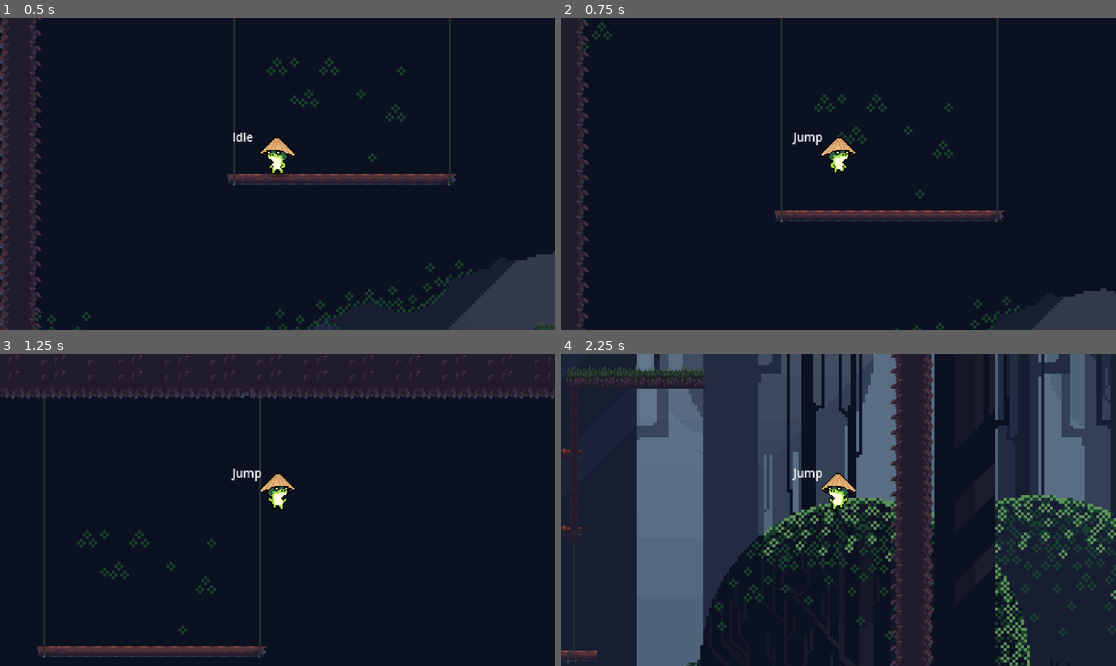
Above: before the commit, frames 1-4 (two rows, left to right).
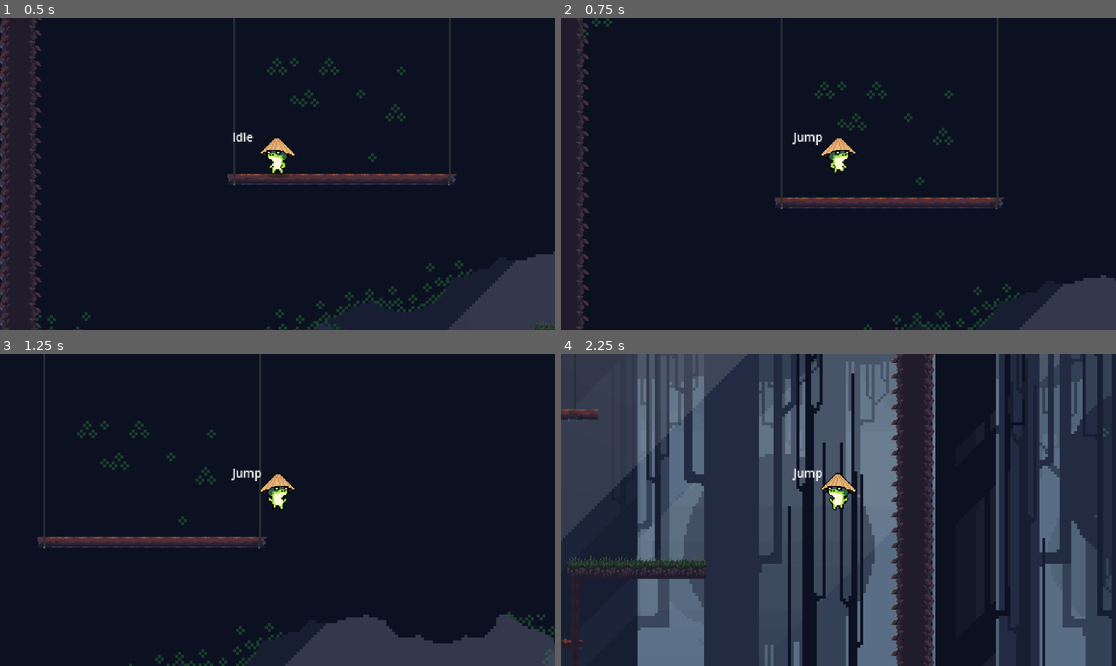
Above: after the commit, the same moments.

Repository: kedywek/SamuraiFrog
Game: Godot game, scene res://scenes/main.tscn
The game is run twice, just before and just after one commit, with the same random seed, the same clock (stepped at 60 frames per second) and the same inputs.
Inputs:
- Up to frame 1 (0.5 s): no input
- Up to frame 2 (0.75 s): hold D (right) from 0.53 s (still down); tap W (jump) at 0.6 s
- Up to frame 3 (1.25 s): keep holding D (right); tap W (jump) at 0.77, 1.07 s
- Up to frame 4 (2.25 s): tap Shift (attack) at 1.35 s; tap W (jump) at 1.52, 1.55, 1.82, 2.1 s; release D (right) at 2.03 s; hold A (left) from 2.03 s (still down)

Frame 1 is identical in both runs. In frame 2, 4.6% of the frame differs, in the area x 2-100%, y 0-100%; in frame 3, 11%; in frame 4, 41%, in the area x 0-100%, y 0-100%.

Commit message:
shadow realm or something

Diff:
--- a/scenes/main.tscn
+++ b/scenes/main.tscn
@@ -1,11 +1,17 @@
-[gd_scene load_steps=5 format=4 uid="uid://bhpqsbr5nna7y"]
+[gd_scene load_steps=6 format=4 uid="uid://bhpqsbr5nna7y"]
 
 [ext_resource type="PackedScene" uid="uid://bkroha6k87kwx" path="res://scenes/characters/player.tscn" id="1_qu1rk"]
 [ext_resource type="PackedScene" uid="uid://cjy2hp4qv4y27" path="res://scenes/tileMap/tile_map_layer.tscn" id="2_pocl6"]
 [ext_resource type="PackedScene" uid="uid://2gehlltnor8u" path="res://scenes/background.tscn" id="3_s6xwh"]
 [ext_resource type="PackedScene" uid="uid://c3t4cp1l5l7cs" path="res://scenes/UI.tscn" id="3_t0fe0"]
+[ext_resource type="Texture2D" uid="uid://p4cfcnx8s6ec" path="res://sprites/light_fade.png" id="4_fdsos"]
 
 [node name="main" type="Node2D"]
+
+[node name="DirectionalLight2D" type="DirectionalLight2D" parent="."]
+visible = false
+energy = 0.95
+blend_mode = 1
 
 [node name="background" parent="." instance=ExtResource("3_s6xwh")]
 position = Vector2(262, -765)
@@ -26,4 +32,12 @@
 limit_smoothed = true
 position_smoothing_speed = 15.0
 
+[node name="PointLight2D" type="PointLight2D" parent="player"]
+visible = false
+position = Vector2(0.833333, -13.3333)
+scale = Vector2(0.833333, 0.833333)
+energy = 0.71
+texture = ExtResource("4_fdsos")
+texture_scale = 0.4
+
 [node name="UI" parent="." instance=ExtResource("3_t0fe0")]
--- a/scripts/characters/player.gd
+++ b/scripts/characters/player.gd
@@ -84,9 +84,9 @@
 		$jump_timer.stop()
 		#print(time_left)
 		state = States.Jump
-		if(1.5 > time_left and time_left >= 1.0):
+		if(1 > time_left and time_left >= 0.66):
 			velocity.y = jump_height3
-		elif (1.0 > time_left and time_left >= 0.5):
+		elif (0.66 > time_left and time_left >= 0.33):
 			velocity.y = jump_height2
 		else:
 			velocity.y = jump_height1
Binary file added: sprites/light_fade.png
Not shown, added: sprites/light_fade.png.import
